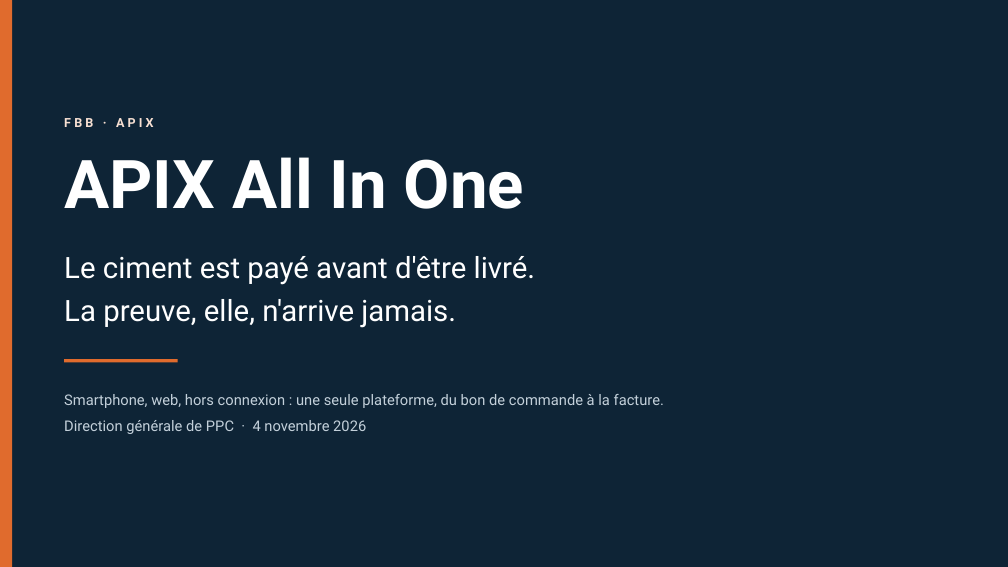
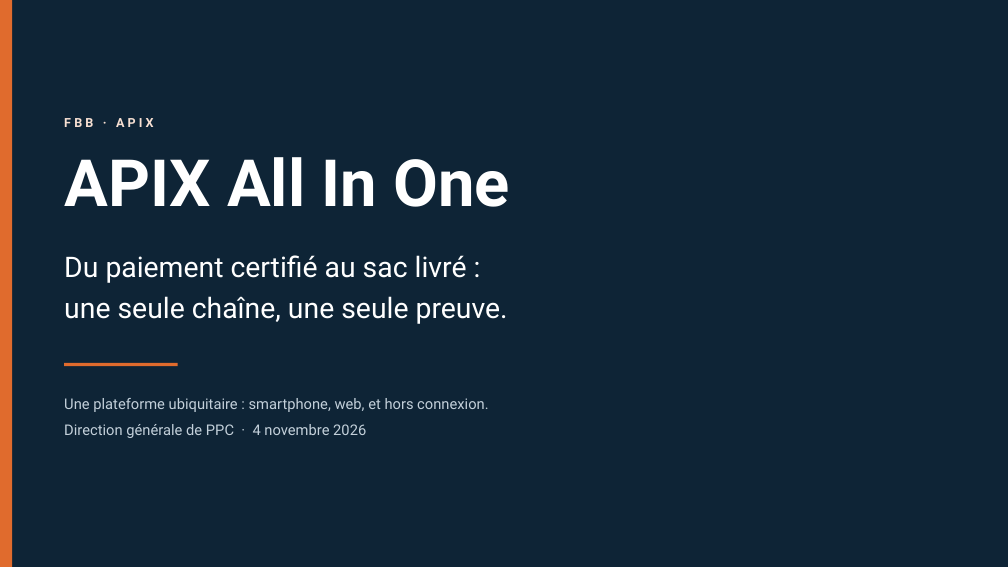
Before and after one commit to dilevembamu12/fbb-ppc-apix, a slide deck: slide 1 of dist/pptx/APIX-All-In-One-12-slides-PPC.pptx. Drawn at 1008x567 pixels with LibreOffice and Linux fonts; fonts in the diff are those of the drawing; background and template pictures are left out. Boxes give left, top, right and bottom in pixels: in the first picture for what was removed or moved away, otherwise in the second. Text is boxed around its words. In the diff, an @@ line names an element or a change of style, - is before the commit and + after.

Commit message:
Reecrit la version 12 diapositives au registre du dossier detaille
Structure retenue : les douleurs d'abord, le produit ensuite, puis la preuve et la souverainete.
1 Titre - 2 Le paiement est certifie, la marchandise non (+ 4 questions) - 3 Trois fuites qui coutent
4 Il n'achete pas une application, il achete une certitude - 5 La chaine de preuve en six jalons
6 Ubiquite et maquettes - 7 Le sequestre - 8 Quatre elements, un seul dossier
9 Du forfait au prix calcule (+ calculateur) - 10 Groupage - 11 Concurrence - 12 PPC garde la main et cinq decisions

Annexes A1 a A6 : modele economique, equipe, feuille de route, arbitrage du groupage, preuve et litige, socle technique.

```diff
--- a/dist/pptx/APIX-All-In-One-12-slides-PPC.pptx
+++ b/dist/pptx/APIX-All-In-One-12-slides-PPC.pptx
@@ text "APIX All In One" at <box>64,157,510,207</box>: size 64 to 62 pt @@
@@ text at <box>64,255,508,324</box>: text changed; size 28 to 27 pt @@
-Le ciment est payé avant d'être livré.
-La preuve, elle, n'arrive jamais.
+Du paiement certifié au sac livré :
+une seule chaîne, une seule preuve.
@@ rectangle: place and size @@
-rectangle at <box>64,359,178,362</box>
+rectangle at <box>64,363,178,366</box>
@@ text at <box>64,398,488,412</box>: text changed @@
-Smartphone, web, hors connexion : une seule plateforme, du bon de commande à la facture.
+Une plateforme ubiquitaire : smartphone, web, et hors connexion.
```
Also in this commit, not shown: 12 other slides changed, 5 slides added, 4 slides removed, 2 other files.
